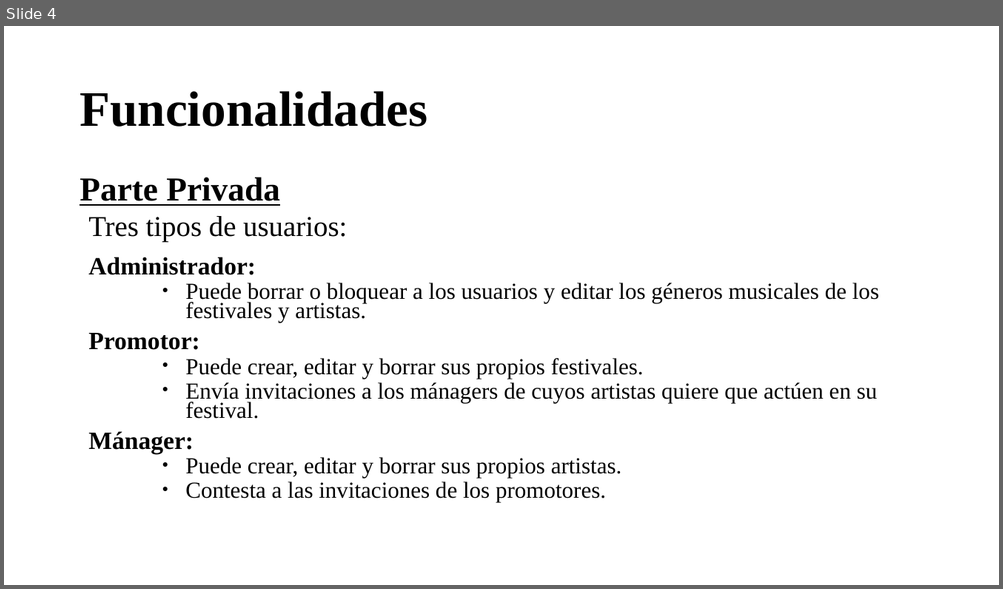
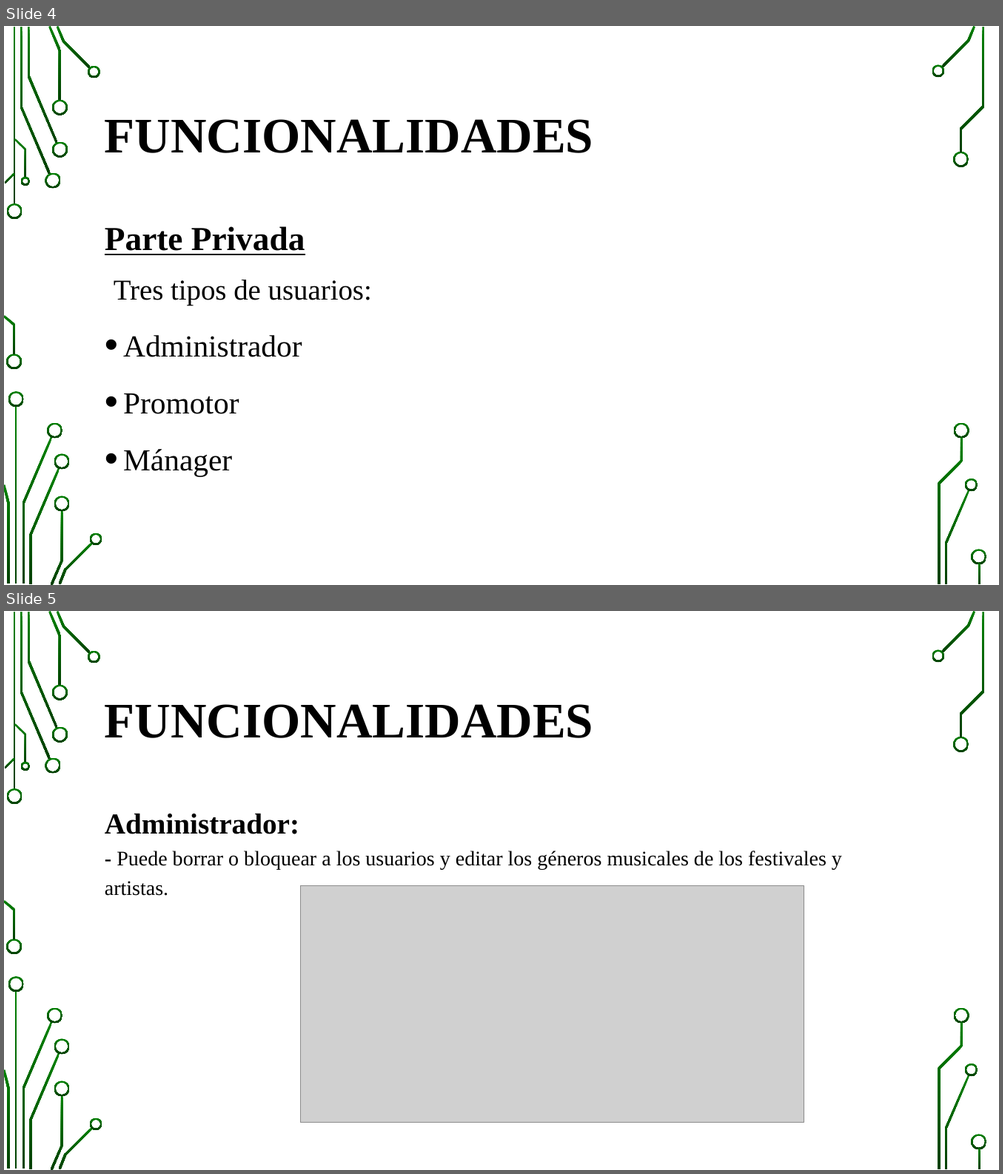
Before and after one commit to pavel-kalmykov-razgovorov/awiten-fests, a slide deck: doc/Presentación AWITEN FESTS.pptx. Shown one above the other, each under a label of ours: slide 4 before the commit, slides 4 and 5 after it. The pictures are 1003x589 and 1003x1174 pixels, drawn with LibreOffice and Linux fonts; fonts in the diff are those of the drawing; grey boxes stand for pictures; background and template pictures are left out. Boxes give left, top, right and bottom in pixels: in the first picture for what was removed or moved away, otherwise in the second. Text is boxed around its words. In the diff, an @@ line names an element or a change of style, - is before the commit and + after.

```diff
--- a/doc/Presentación AWITEN FESTS.pptx
+++ b/doc/Presentación AWITEN FESTS.pptx
@@ slide 5 added at [4, 611, 999, 1170], background picture (left out); not listed: 36 template elements that a slide beside it also shows @@
@@ title added at [105, 704, 593, 738], 48 pt, text #000000, bold @@
+FUNCIONALIDADES
@@ text added at [105, 813, 842, 896], 20 pt, text #000000 @@
+Administrador:
+- Puede borrar o bloquear a los usuarios y editar los géneros musicales de los festivales y artistas.
@@ picture added at [300, 886, 804, 1124] @@
@@ slide 4 changed as well @@
@@ title at [105, 119, 593, 153]: text changed @@
-Funcionalidades
+FUNCIONALIDADES
@@ text "Parte Privada": place and size @@
-text "Parte Privada" at [79, 177, 879, 503]
+text "Parte Privada" at [105, 227, 372, 477]
@@ text at [105, 227, 372, 306]: line spacing 0.7 to 1.1 @@
@@ text at [123, 335, 302, 477]: text changed; size 22.2 to 29.6 pt @@
-Administrador:
-    ● Puede borrar o bloquear a los usuarios y editar los géneros musicales de los festivales y artistas.
-Promotor:
-    ● Puede crear, editar y borrar sus propios festivales.
-    ● Envía invitaciones a los mánagers de cuyos artistas quiere que actúen en su festival.
-Mánager:
-    ● Puede crear, editar y borrar sus propios artistas.
-    ● Contesta a las invitaciones de los promotores.
+• Administrador
+• Promotor
+• Mánager
@@ group added at [4, 26, 987, 585]: 33 freeform shapes, 3 rectangles @@
```
Also in this commit, not shown: 4 other slides changed, 3 other slides added, 1 slide removed.
